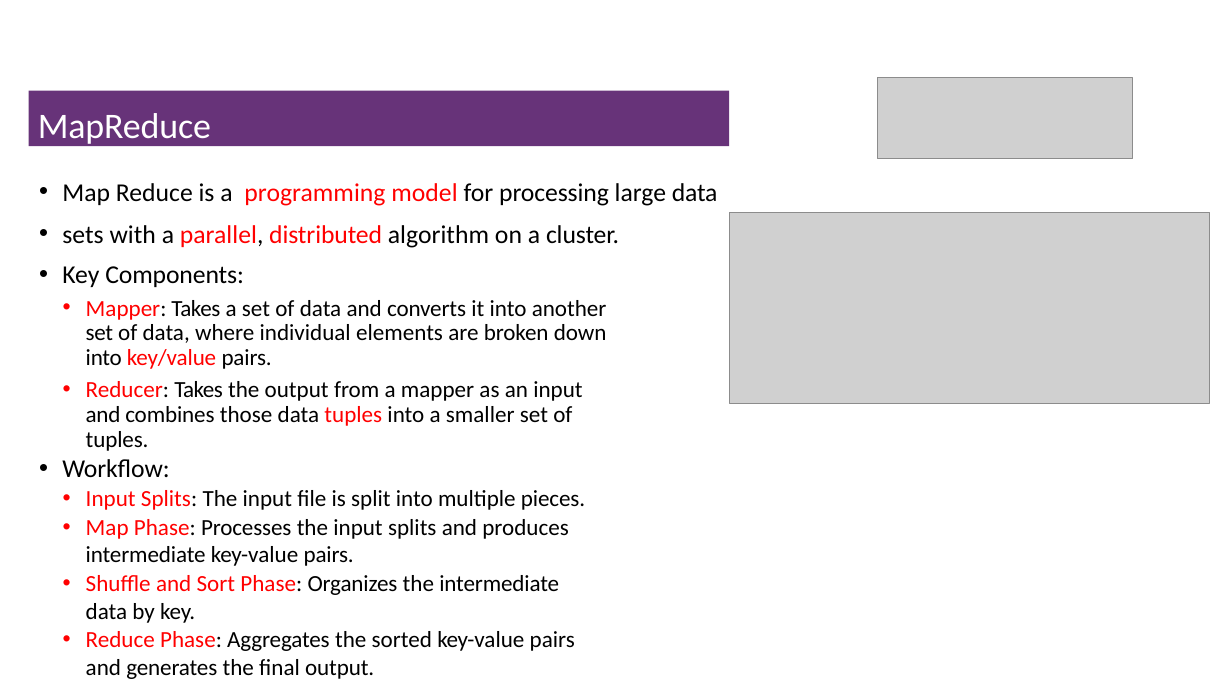
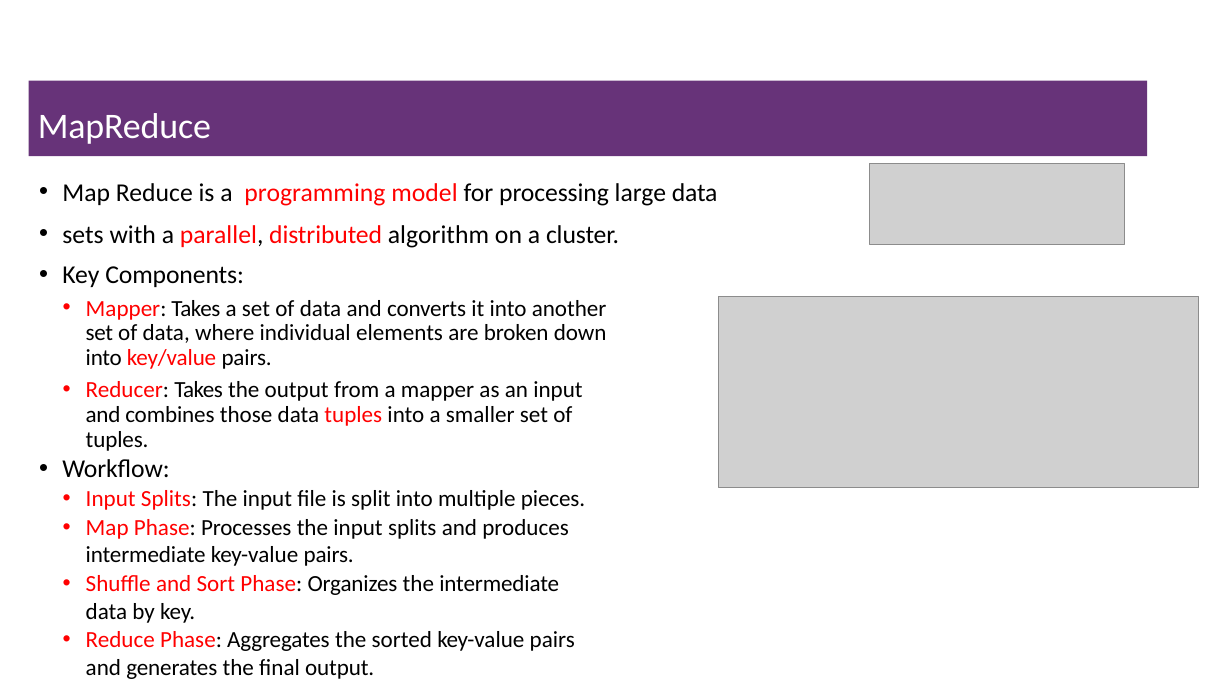
Before and after one commit to msfasha/307401-Big-Data, a slide deck: slide 9 of 20243/section_2_introduction_to_hadoop_eco_system/2-Introduction to Hadoop Eco System.pptx. Drawn at 1232x693 pixels with LibreOffice and Linux fonts; fonts in the diff are those of the drawing; grey boxes stand for pictures; background and template pictures are left out. Boxes give left, top, right and bottom in pixels: in the first picture for what was removed or moved away, otherwise in the second. Text is boxed around its words. In the diff, an @@ line names an element or a change of style, - is before the commit and + after.

```diff
--- a/20243/section_2_introduction_to_hadoop_eco_system/2-Introduction to Hadoop Eco System.pptx
+++ b/20243/section_2_introduction_to_hadoop_eco_system/2-Introduction to Hadoop Eco System.pptx
@@ title "MapReduce": place and size @@
-title "MapReduce" at [29, 91, 729, 146]
+title "MapReduce" at [29, 80, 1148, 156]
@@ picture: place and size @@
-picture at [878, 78, 1133, 158]
+picture at [870, 164, 1125, 244]
@@ picture: place and size @@
-picture at [729, 213, 1210, 403]
+picture at [718, 297, 1199, 487]
```
Also in this commit, not shown: 16 other slides changed, 6 slides added, 2 slides removed, 2 other files.
